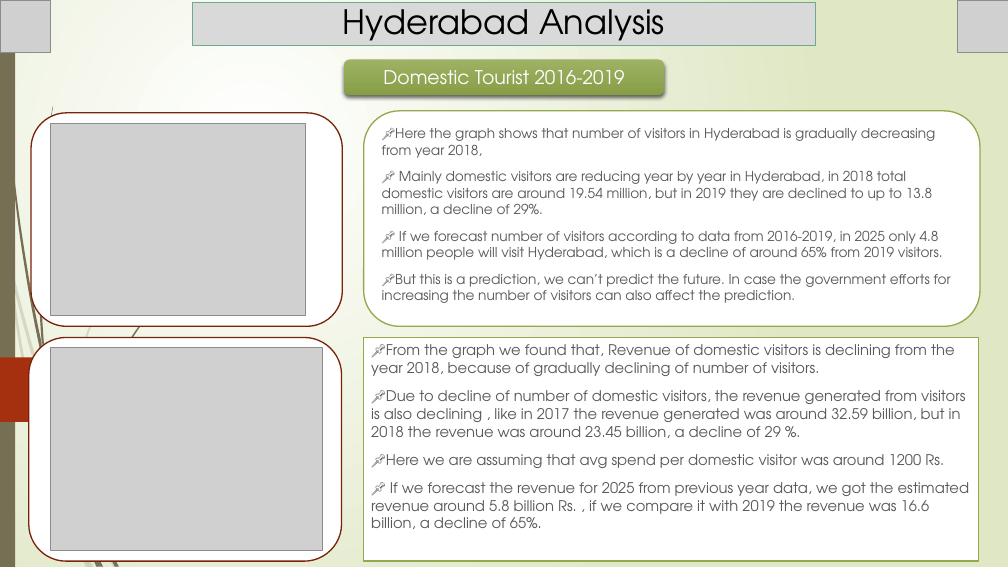
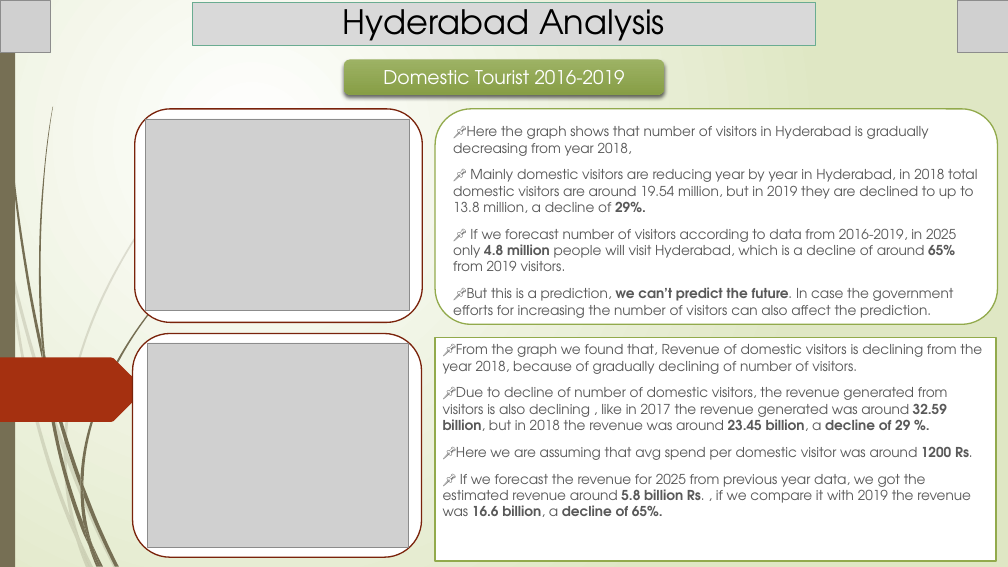
Before and after one commit to Kartik-Lohar/Telangana_Tourism, a slide deck: slide 8 of Tourism Challenge by Codebasics.pptx. Drawn at 1008x567 pixels with LibreOffice and Linux fonts; fonts in the diff are those of the drawing; grey boxes stand for pictures. Boxes give left, top, right and bottom in pixels: in the first picture for what was removed or moved away, otherwise in the second. Text is boxed around its words. In the diff, an @@ line names an element or a change of style, - is before the commit and + after.

```diff
--- a/Tourism Challenge by Codebasics.pptx
+++ b/Tourism Challenge by Codebasics.pptx
@@ rounded rectangle: place and size @@
-rounded rectangle at [31, 113, 343, 326]
+rounded rectangle at [135, 109, 422, 322]
@@ picture added at [145, 119, 410, 310] @@
@@ rounded rectangle "📌Here the graph shows that ...": place and size @@
-rounded rectangle "📌Here the graph shows that ..." at [364, 111, 980, 327]
+rounded rectangle "📌Here the graph shows that ..." at [436, 109, 998, 324]
@@ picture removed at [50, 124, 306, 315] @@
@@ text in rounded rectangle at [453, 169, 977, 321]: bold on in "29%.", "4.8 million 65%", "we can’t predict the future." @@
@@ picture removed at [50, 348, 322, 551] @@
@@ rounded rectangle: place and size @@
-rounded rectangle at [29, 337, 342, 561]
+rounded rectangle at [132, 333, 421, 557]
@@ picture added at [147, 343, 408, 548] @@
@@ subtitle "📌From the graph we found ...": place and size @@
-subtitle "📌From the graph we found ..." at [364, 337, 979, 561]
+subtitle "📌From the graph we found ..." at [435, 337, 996, 561]
@@ subtitle "📌From the graph we found ..." at [435, 337, 996, 561]: size 14 to 12.9 pt; bold on in "32.59 billion, 23.45 billion, decline of 29 ...", "1200 Rs.", "5.8 billion Rs. 16.6 billion, decline of ..." @@
@@ freeform shape added at [64, 443, 67, 461], fill #766F54 at 20% opacity @@
@@ freeform shape added at [64, 453, 79, 538], fill #766F54 at 20% opacity @@
@@ group added at [42, 340, 91, 546]: 5 freeform shapes @@
```
Also in this commit, not shown: 14 other slides changed, 1 slide added, 1 other file.
